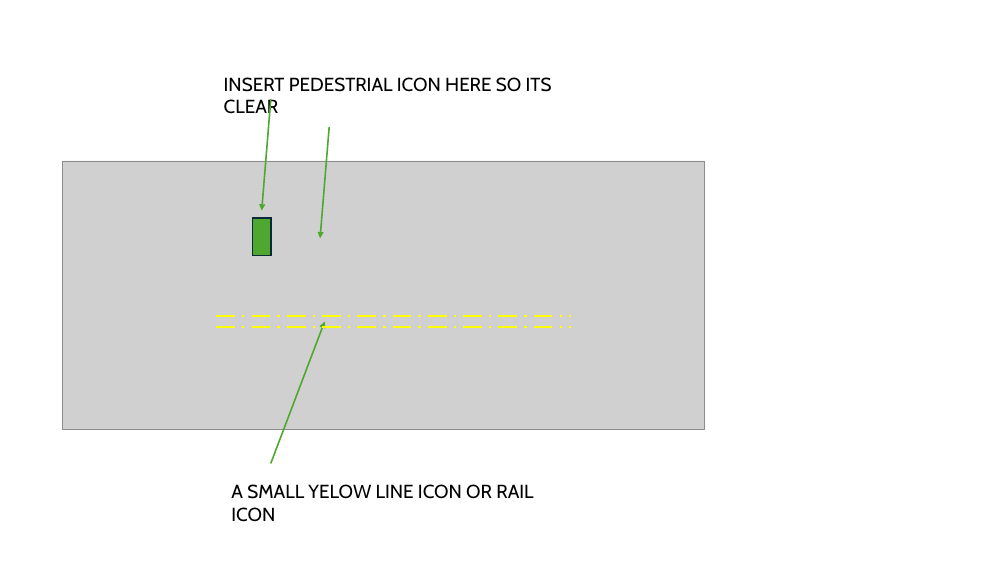
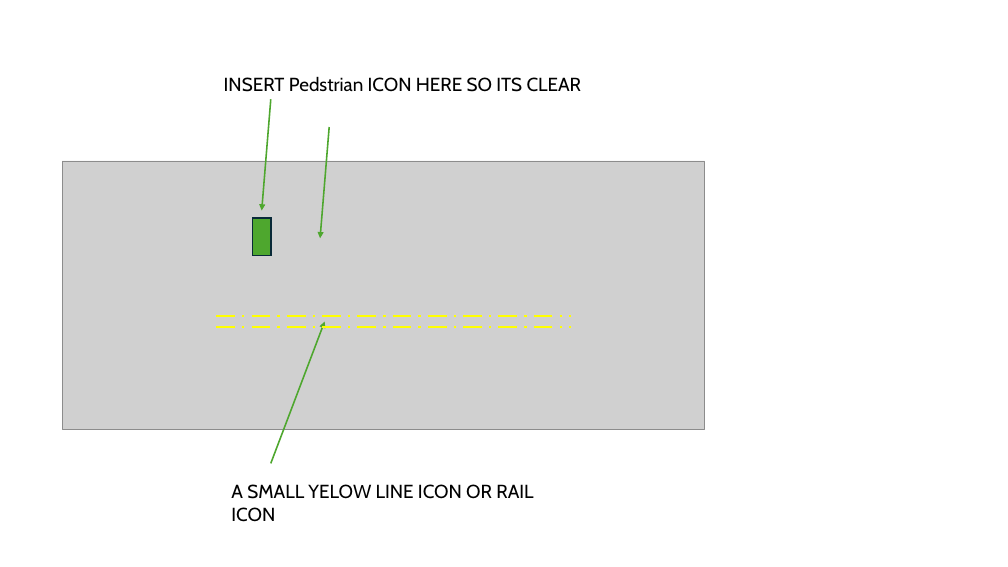
Before and after one commit to Toni9a/LidarDash, a slide deck: slide 3 of fixes.pptx (slide 2 before the commit). Drawn at 1008x567 pixels with LibreOffice and Linux fonts; fonts in the diff are those of the drawing; grey boxes stand for pictures. Boxes give left, top, right and bottom in pixels: in the first picture for what was removed or moved away, otherwise in the second. Text is boxed around its words. In the diff, an @@ line names an element or a change of style, - is before the commit and + after.

```diff
--- a/fixes.pptx
+++ b/fixes.pptx
@@ text at (224, 76, 582, 92): text changed @@
-INSERT PEDESTRIAL ICON HERE SO ITS CLEAR
+INSERT Pedstrian ICON HERE SO ITS CLEAR
```
Also in this commit, not shown: 2 slides added, 8 other files.
